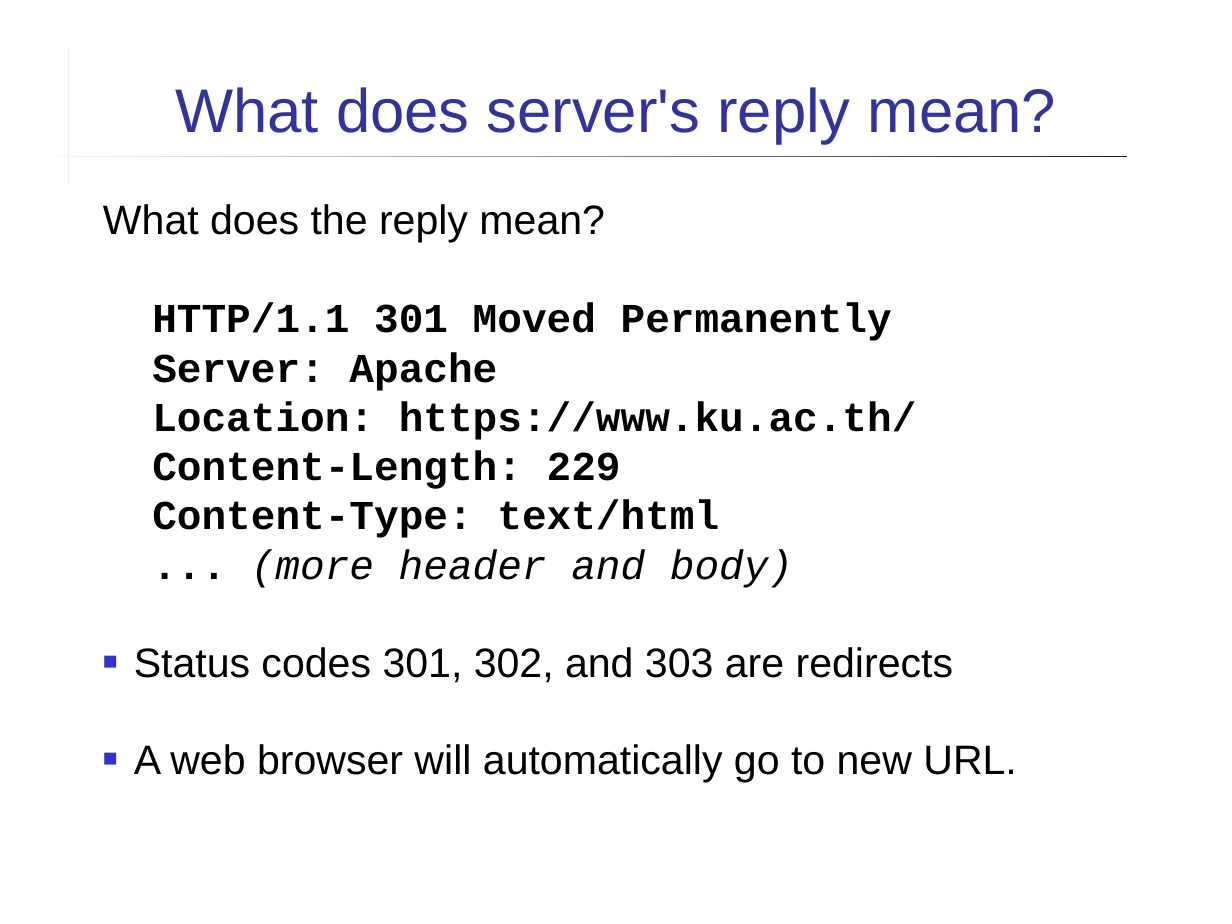
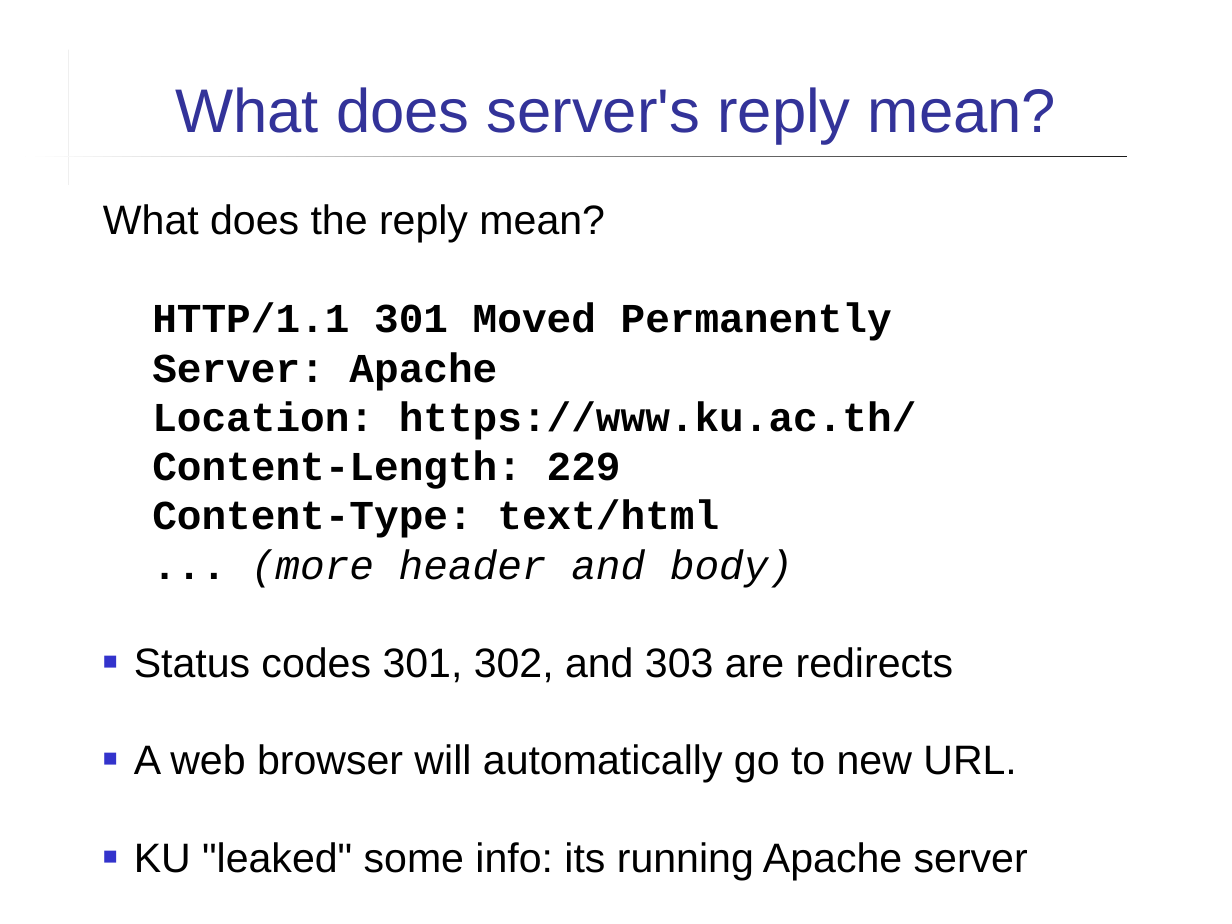
Before and after one commit to cpske/ISP, a slide deck: slide 11 of web/HTTP-in-Action.ppt. Drawn at 1232x924 pixels with LibreOffice and Linux fonts; fonts in the diff are those of the drawing. Boxes give left, top, right and bottom in pixels: in the first picture for what was removed or moved away, otherwise in the second. Text is boxed around its words. In the diff, an @@ line names an element or a change of style, - is before the commit and + after.

```diff
--- a/web/HTTP-in-Action.ppt
+++ b/web/HTTP-in-Action.ppt
@@ text at (x1=134, y1=842, x2=1028, y2=881): paragraph added @@
+■ KU "leaked" some info: its running Apache server
```
Also in this commit, not shown: 13 other slides changed, 6 other files.
